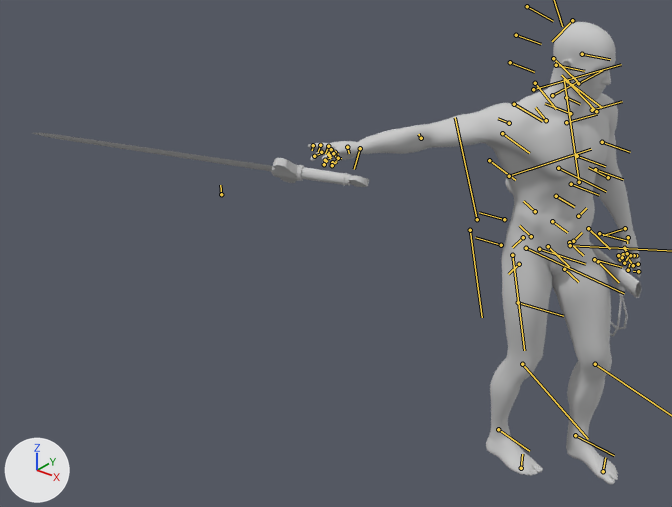
The FBX model Character/Animation/ZWM/Attack/Weapon_1/Weapon_1_Attack_3/RootAnim_Weapon_1_Attack_3.FBX as it was, and as the next commit left it.
One viewpoint serves both versions: a 50 mm camera at (6.05, -2.89, 2.43) aimed at (4.0, -0.33, 0.83). The axes (+X, +Y, +Z) are drawn at lower left. The lights are the same throughout. Both versions are drawn at frame 29 of the action 'Take 001'; the numbers are the values there. The bones that bend it are drawn over the model as lines.

Names of what the first picture shows: 'Male_Body', 'Male_Foot', 'Male_Hand', 'Male_Head', 'Male_Leg', 'Mesh_Sheath_1_2', 'Mesh_Weapon_1_2'.
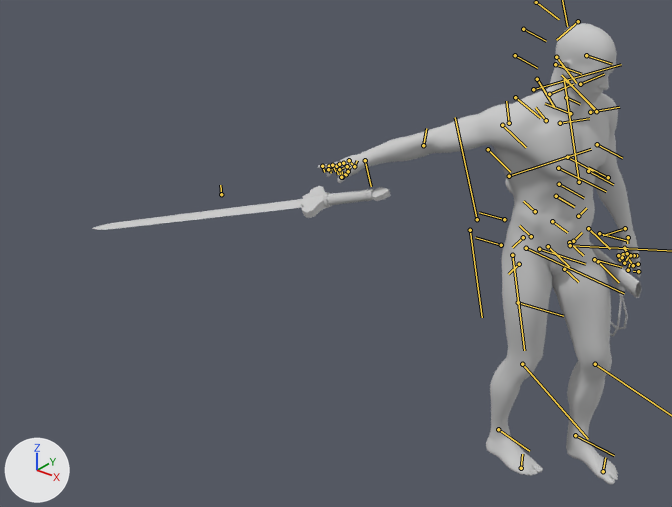
ob_point_take_r is not drawn itself; it is the parent of ob_mesh_weapon_1_2.

Diff of the bpy script that builds the scene:
```diff
--- a/Character/Animation/ZWM/Attack/Weapon_1/Weapon_1_Attack_3/RootAnim_Weapon_1_Attack_3.FBX.py
+++ b/Character/Animation/ZWM/Attack/Weapon_1/Weapon_1_Attack_3/RootAnim_Weapon_1_Attack_3.FBX.py
@@ bone_bip001_r_upperarm @@
 bone_bip001_r_upperarm = bpy.data.objects['Bip001'].pose.bones['Bip001 R UpperArm']  # child of 'Bip001 R Clavicle'
-bone_bip001_r_upperarm.rotation_quaternion = (0.969, 0.072, 0.238, 0.002)  # degrees (9, 27, 2)
+bone_bip001_r_upperarm.rotation_quaternion = (0.98, -0.003, 0.175, 0.09)  # degrees (2, 20, 11)
@@ bone_bip001_r_hand @@
 bone_bip001_r_hand = bpy.data.objects['Bip001'].pose.bones['Bip001 R Hand']  # child of 'Bip001 R Forearm'
-bone_bip001_r_hand.rotation_quaternion = (0.81, 0.562, 0.061, -0.154)  # degrees (68, 16, -11)
+bone_bip001_r_hand.rotation_quaternion = (0.958, 0.227, 0.147, -0.096)  # degrees (25, 19, -7)
```

Pixel boxes (x1, y1, x2, y2) of what changed, in the pictures (672 x 507 px):
'Male_Body', posed
    before: (368, 93, 631, 234)
    after: (371, 93, 631, 234)
'Male_Head', posed
    before: (535, 22, 616, 166)
    after: (535, 23, 617, 166)
'Mesh_Weapon_1_2', posed (11% narrower, 18% shorter)
    before: (33, 133, 369, 187)
    after: (92, 186, 391, 230)
'Male_Hand', posed (8% shorter)
    before: (308, 137, 641, 278)
    after: (318, 149, 641, 278)
'Male_Eyelash', posed (not visible before)
    after: (596, 71, 612, 77)
bone 'Bip001 R UpperArm', root to tip
    before: (509, 123) to (498, 118)
    after: (509, 123) to (506, 101)
bone 'Bip001 R Hand', root to tip
    before: (360, 148) to (354, 169)
    after: (365, 160) to (371, 186)
